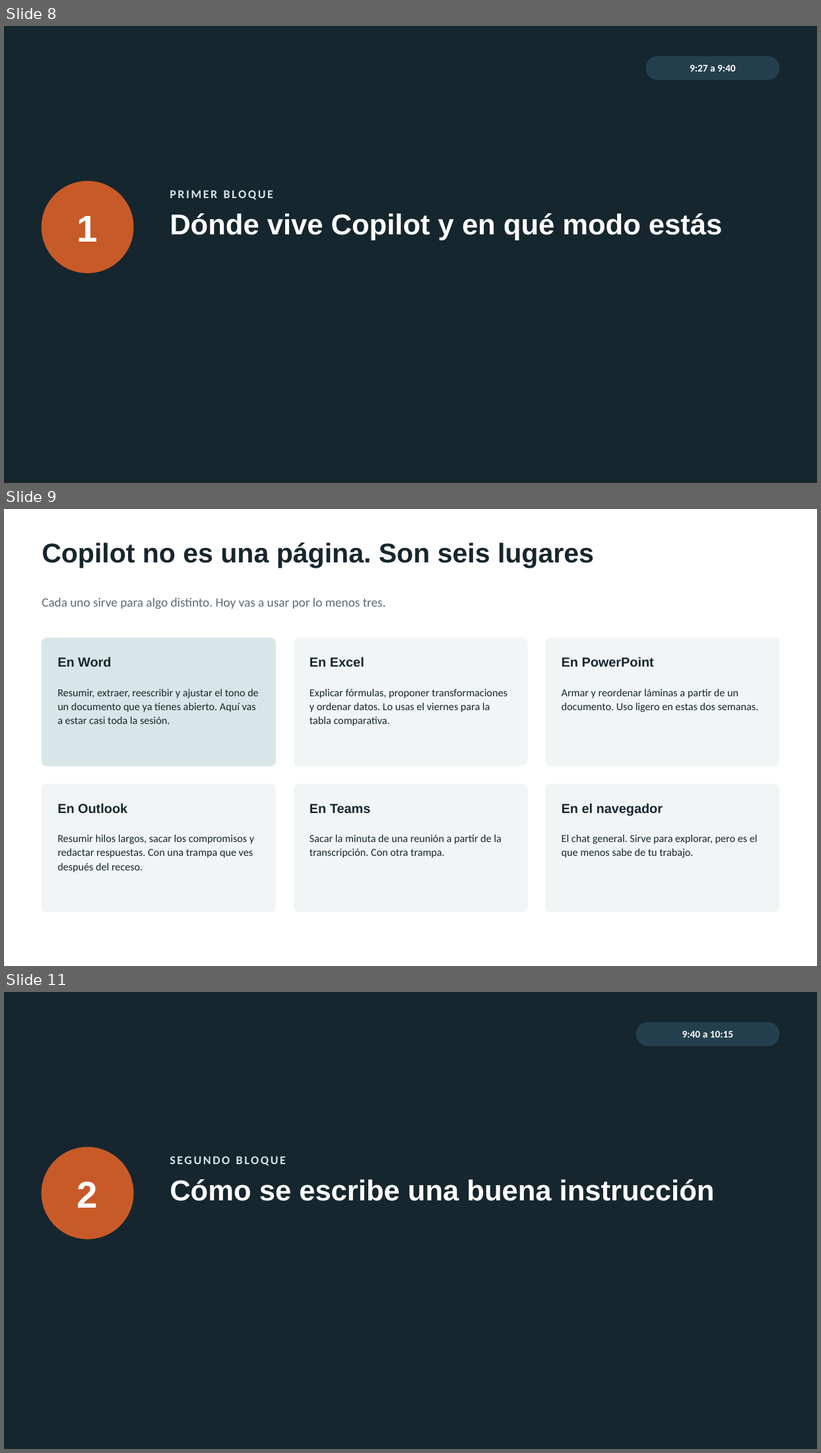
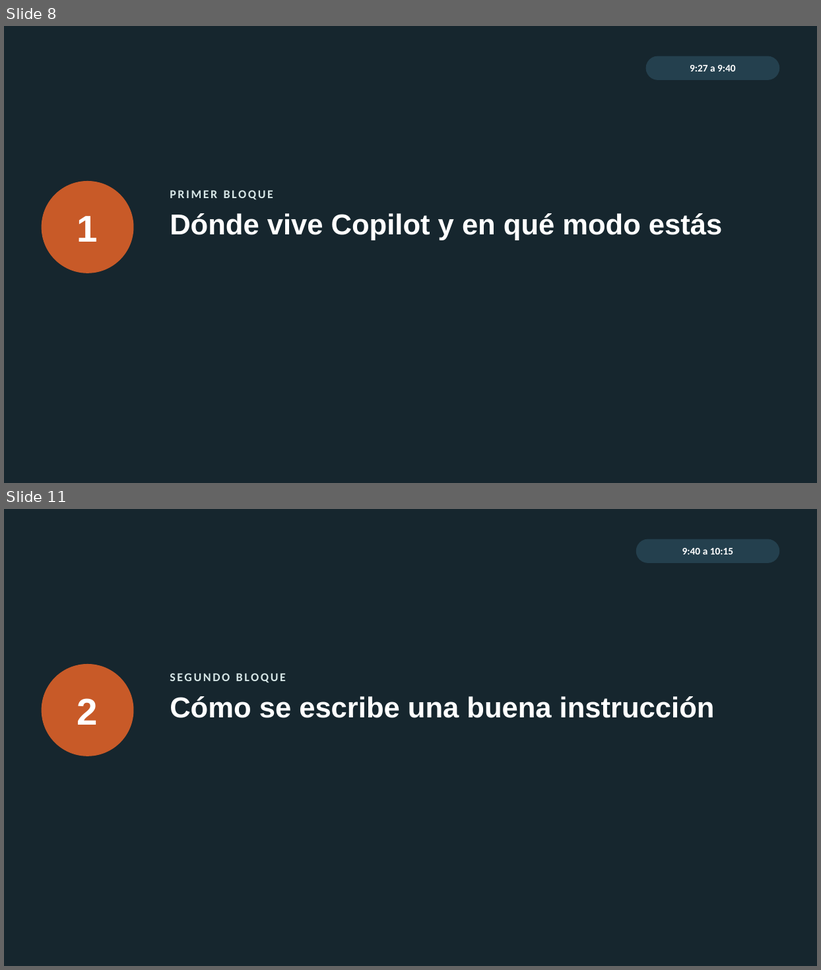
Before and after one commit to marvtrejo/curso-inegi-gen-ai, a slide deck: sesion-02/Sesion_02_Copilot_y_Prompting.pptx. Shown one above the other, each under a label of ours: slides 8, 9 and 11 before the commit, slides 8 and 11 after it; the slides between them are not shown. The pictures are 821x1453 and 821x970 pixels, drawn with LibreOffice and Linux fonts; fonts in the diff are those of the drawing. Boxes give left, top, right and bottom in pixels: in the first picture for what was removed or moved away, otherwise in the second. Text is boxed around its words. In the diff, an @@ line names an element or a change of style, - is before the commit and + after.

```diff
--- a/sesion-02/Sesion_02_Copilot_y_Prompting.pptx
+++ b/sesion-02/Sesion_02_Copilot_y_Prompting.pptx
@@ slide 9 removed at (x1=4, y1=509, x2=817, y2=966), background #FFFFFF @@
@@ text removed at (x1=42, y1=543, x2=594, y2=568) @@
-Copilot no es una página. Son seis lugares
@@ text removed at (x1=42, y1=597, x2=386, y2=609) @@
-Cada uno sirve para algo distinto. Hoy vas a usar por lo menos tres.
@@ rounded rectangle removed at (x1=42, y1=638, x2=275, y2=766) @@
@@ rounded rectangle removed at (x1=294, y1=638, x2=527, y2=766) @@
@@ rounded rectangle removed at (x1=546, y1=638, x2=780, y2=766) @@
@@ text removed at (x1=57, y1=657, x2=111, y2=667) @@
-En Word
@@ text removed at (x1=310, y1=657, x2=364, y2=667) @@
-En Excel
@@ text removed at (x1=562, y1=657, x2=654, y2=667) @@
-En PowerPoint
@@ text removed at (x1=57, y1=689, x2=259, y2=724) @@
-Resumir, extraer, reescribir y ajustar el tono de un documento que ya tienes abierto. Aquí vas a estar casi toda la sesión.
@@ text removed at (x1=310, y1=689, x2=507, y2=726) @@
-Explicar fórmulas, proponer transformaciones y ordenar datos. Lo usas el viernes para la tabla comparativa.
@@ text removed at (x1=562, y1=689, x2=759, y2=712) @@
-Armar y reordenar láminas a partir de un documento. Uso ligero en estas dos semanas.
@@ rounded rectangle removed at (x1=42, y1=784, x2=275, y2=912) @@
@@ rounded rectangle removed at (x1=294, y1=784, x2=527, y2=912) @@
@@ rounded rectangle removed at (x1=546, y1=784, x2=780, y2=912) @@
@@ text removed at (x1=57, y1=803, x2=127, y2=813) @@
-En Outlook
@@ text removed at (x1=310, y1=804, x2=371, y2=813) @@
-En Teams
@@ text removed at (x1=562, y1=803, x2=663, y2=816) @@
-En el navegador
@@ text removed at (x1=57, y1=834, x2=254, y2=873) @@
-Resumir hilos largos, sacar los compromisos y redactar respuestas. Con una trampa que ves después del receso.
@@ text removed at (x1=310, y1=834, x2=501, y2=858) @@
-Sacar la minuta de una reunión a partir de la transcripción. Con otra trampa.
@@ text removed at (x1=562, y1=834, x2=758, y2=858) @@
-El chat general. Sirve para explorar, pero es el que menos sabe de tu trabajo.
```
Also in this commit, not shown: 1 slide changed, 1 slide added, 1 other file.
